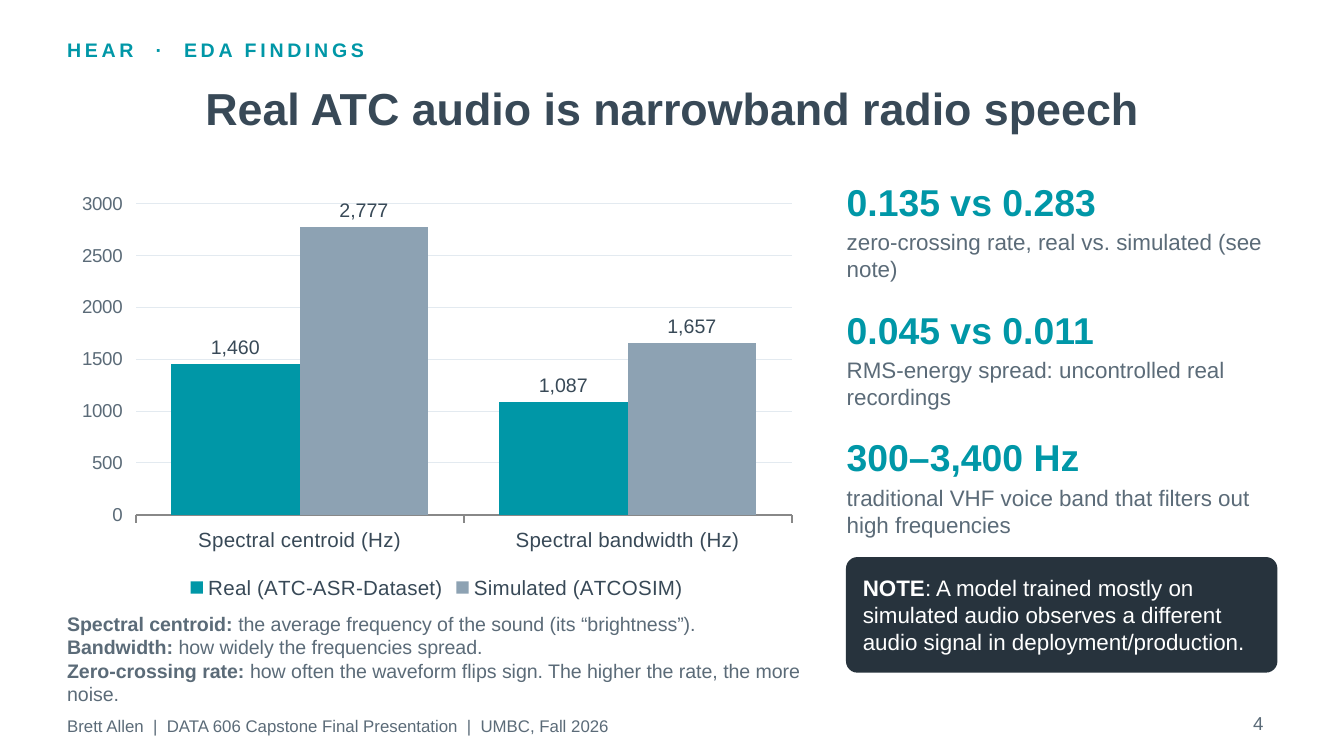
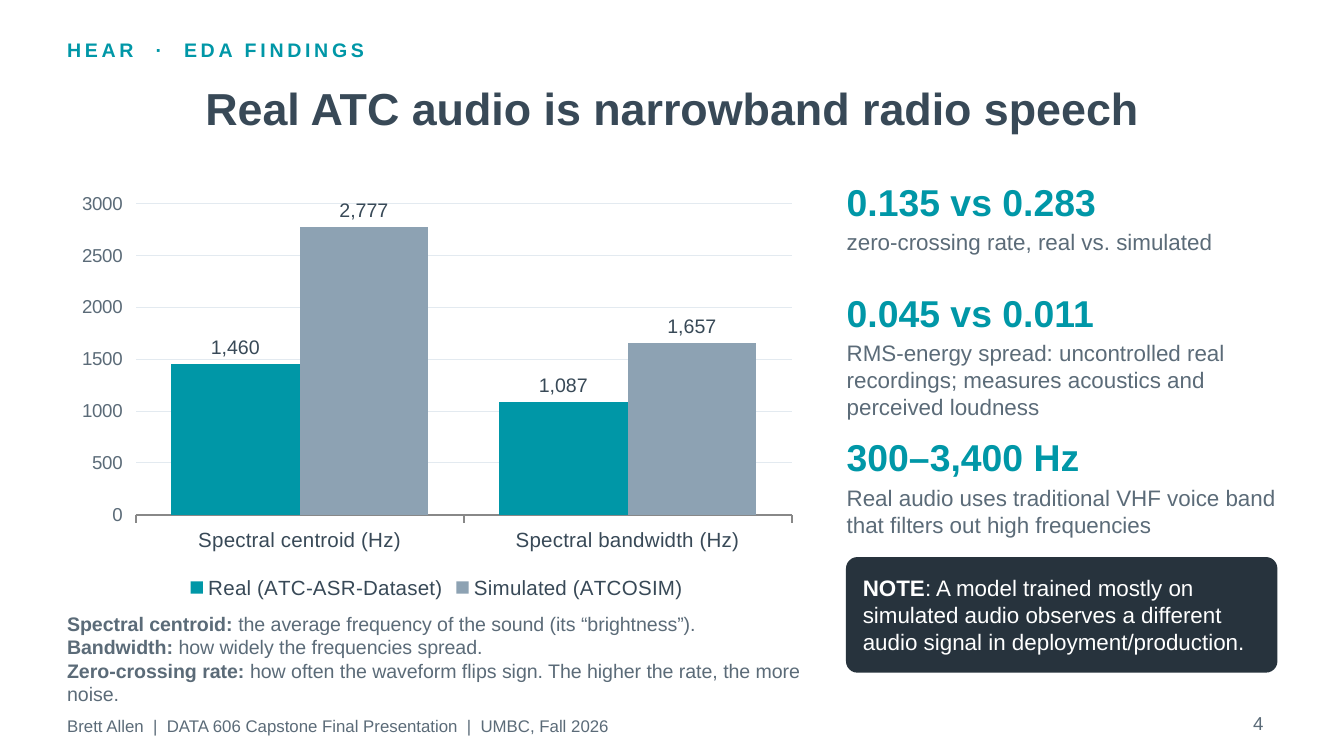
Before and after one commit to BrettFX/UMBC-DATA606-Capstone, a slide deck: slide 4 of docs/Allen_DATA_606_Capstone_Final.pptx. Drawn at 1344x756 pixels with LibreOffice and Linux fonts; fonts in the diff are those of the drawing. Boxes give left, top, right and bottom in pixels: in the first picture for what was removed or moved away, otherwise in the second. Text is boxed around its words. In the diff, an @@ line names an element or a change of style, - is before the commit and + after.

```diff
--- a/docs/Allen_DATA_606_Capstone_Final.pptx
+++ b/docs/Allen_DATA_606_Capstone_Final.pptx
@@ text at [847, 234, 1212, 255]: text changed @@
-zero-crossing rate, real vs. simulated (see note)
+zero-crossing rate, real vs. simulated
@@ text "0.045 vs 0.011": place and size @@
-text "0.045 vs 0.011" at [847, 318, 1093, 345]
+text "0.045 vs 0.011" at [847, 301, 1093, 328]
@@ text at [847, 345, 1224, 420]: text changed @@
-RMS-energy spread: uncontrolled real recordings
+RMS-energy spread: uncontrolled real recordings; measures acoustics and perceived loudness
@@ text at [847, 490, 1276, 538]: text changed @@
-traditional VHF voice band that filters out high frequencies
+Real audio uses traditional VHF voice band that filters out high frequencies
```
Also in this commit, not shown: 5 other slides changed.
